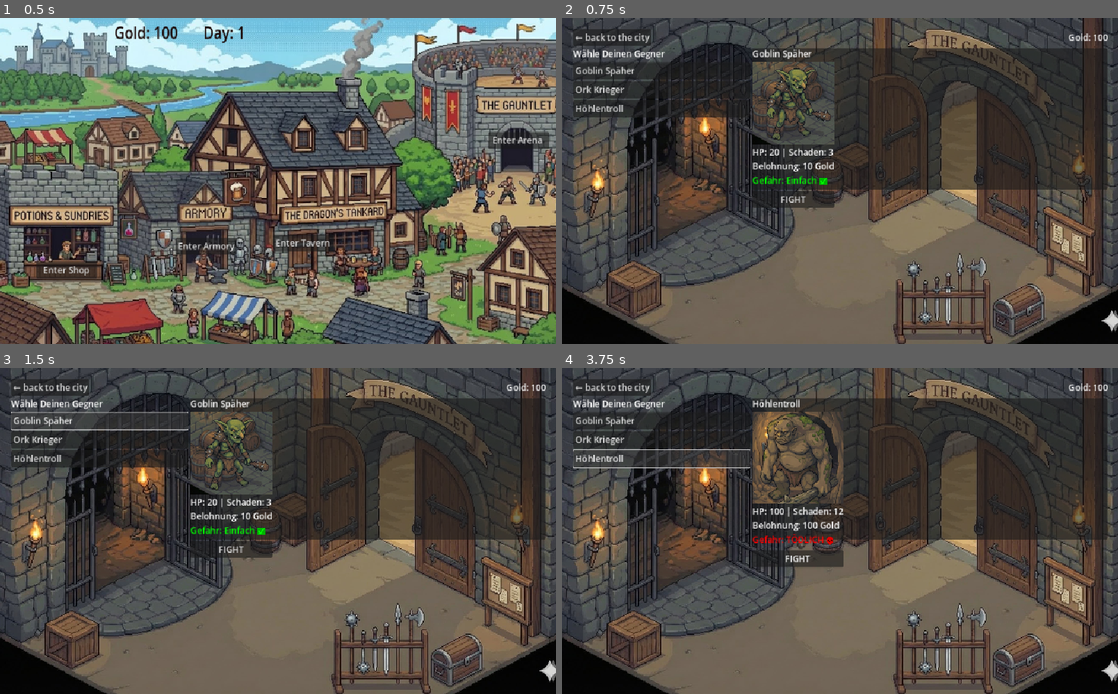
Above: before the commit, frames 1-4 (two rows, left to right).
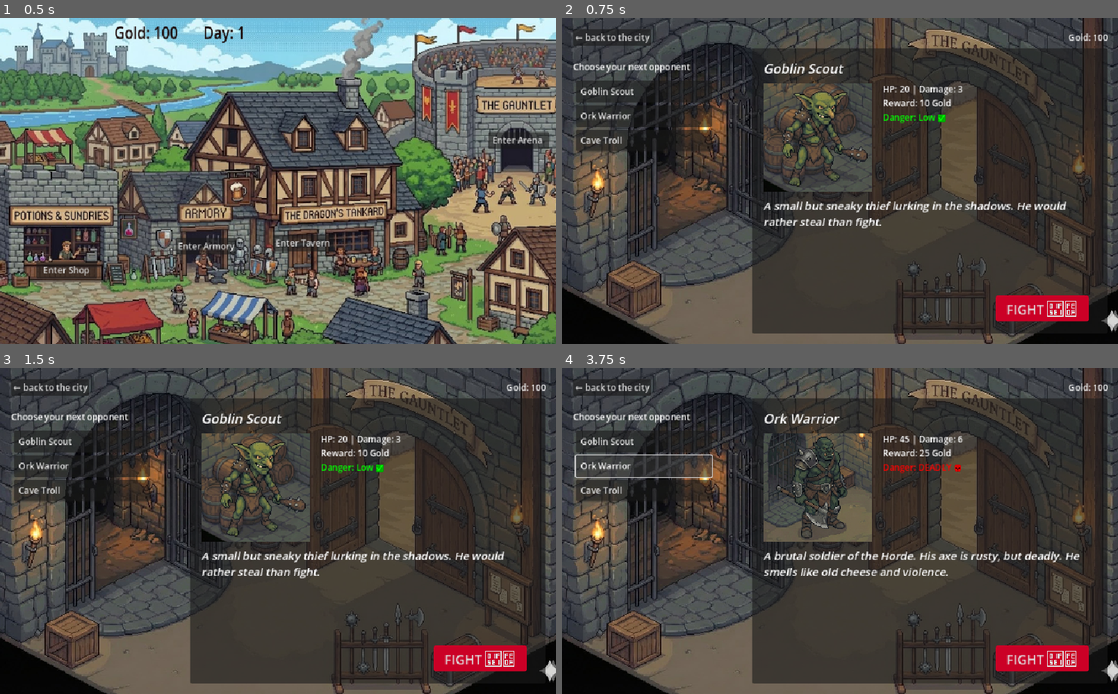
Above: after the commit, the same moments.

Repository: Plata101/Arena-In-Luskan-Godot
Game: Godot game, scene res://scenes/city_hub.tscn
The game is run twice, just before and just after one commit, with the same random seed, the same clock (stepped at 60 frames per second) and the same inputs. The engine's default icon, where the game draws it, is replaced by a stand-in: a white triangle on a blue panel in a dark square.
Inputs (mouse positions are in pixels of both pictures, inside the frame that each line leads up to):
- Up to frame 1 (0.5 s): no input
- Up to frame 2 (0.75 s): click "Enter Arena" at 0.5 s
- Up to frame 3 (1.5 s): click (100, 420) at 1.25 s, where only the run before the commit has a clickable "Goblin Späher"
- Up to frame 4 (3.75 s): click (645, 439) at 2 s, where only the run after the commit has a clickable "Goblin Scout"; click (662, 439) at 2.75 s, where only the run before the commit has a clickable "Ork Krieger"; click (645, 465) at 3.5 s, where only the run after the commit has a clickable "Ork Warrior"

Frame 1 is identical in both runs. In frame 2, 34% of the frame differs, in the area x 2-99%, y 9-97%; in frame 3, 34%; in frame 4, 35%.

Commit message:
Arena prep layout improved

Diff:
--- a/scenes/arena_prep.tscn
+++ b/scenes/arena_prep.tscn
@@ -1,7 +1,18 @@
-[gd_scene load_steps=3 format=3 uid="uid://c8sxfdj874fpq"]
+[gd_scene load_steps=4 format=3 uid="uid://c8sxfdj874fpq"]
 
 [ext_resource type="Texture2D" uid="uid://w1k5ehf858m2" path="res://assets/sprites/arenaPrep_bg.jpg" id="1_2riye"]
 [ext_resource type="Script" uid="uid://c5ccx5upd56nr" path="res://scripts/arenaPrep.gd" id="1_gk2vu"]
+
+[sub_resource type="StyleBoxFlat" id="StyleBoxFlat_gk2vu"]
+content_margin_left = 20.0
+content_margin_top = 5.0
+content_margin_right = 20.0
+content_margin_bottom = 5.0
+bg_color = Color(0.796868, 0, 0.148739, 1)
+corner_radius_top_left = 5
+corner_radius_top_right = 5
+corner_radius_bottom_right = 5
+corner_radius_bottom_left = 5
 
 [node name="ArenaPrep" type="Control"]
 layout_mode = 3
@@ -60,59 +71,105 @@
 layout_mode = 2
 size_flags_horizontal = 3
 
+[node name="Control" type="Control" parent="MarginContainer/VBoxContainer/MainContent/LeftColumn"]
+custom_minimum_size = Vector2(0, 20)
+layout_mode = 2
+
 [node name="Label" type="Label" parent="MarginContainer/VBoxContainer/MainContent/LeftColumn"]
 layout_mode = 2
-text = "Wähle Deinen Gegner"
+text = "Choose your next opponent"
 
 [node name="ScrollContainer" type="ScrollContainer" parent="MarginContainer/VBoxContainer/MainContent/LeftColumn"]
 layout_mode = 2
 size_flags_vertical = 3
 
-[node name="EnemyList" type="VBoxContainer" parent="MarginContainer/VBoxContainer/MainContent/LeftColumn/ScrollContainer"]
+[node name="MarginContainer" type="MarginContainer" parent="MarginContainer/VBoxContainer/MainContent/LeftColumn/ScrollContainer"]
+layout_mode = 2
+theme_override_constants/margin_left = 5
+theme_override_constants/margin_top = 10
+
+[node name="EnemyList" type="VBoxContainer" parent="MarginContainer/VBoxContainer/MainContent/LeftColumn/ScrollContainer/MarginContainer"]
 unique_name_in_owner = true
 layout_mode = 2
 size_flags_horizontal = 3
+theme_override_constants/separation = 5
 
 [node name="PreviewPanel (right)" type="Panel" parent="MarginContainer/VBoxContainer/MainContent"]
 layout_mode = 2
 size_flags_horizontal = 3
 size_flags_stretch_ratio = 2.0
 
-[node name="Preview Content" type="VBoxContainer" parent="MarginContainer/VBoxContainer/MainContent/PreviewPanel (right)"]
+[node name="MarginContainer" type="MarginContainer" parent="MarginContainer/VBoxContainer/MainContent/PreviewPanel (right)"]
 layout_mode = 0
 offset_right = 40.0
 offset_bottom = 40.0
+theme_override_constants/margin_left = 20
+theme_override_constants/margin_top = 20
+theme_override_constants/margin_right = 20
+theme_override_constants/margin_bottom = 20
 
-[node name="EnemyNameLabel" type="Label" parent="MarginContainer/VBoxContainer/MainContent/PreviewPanel (right)/Preview Content"]
+[node name="Preview Content" type="VBoxContainer" parent="MarginContainer/VBoxContainer/MainContent/PreviewPanel (right)/MarginContainer"]
+layout_mode = 2
+theme_override_constants/separation = 10
+
+[node name="EnemyNameLabel" type="RichTextLabel" parent="MarginContainer/VBoxContainer/MainContent/PreviewPanel (right)/MarginContainer/Preview Content"]
 unique_name_in_owner = true
 layout_mode = 2
+theme_override_font_sizes/italics_font_size = 24
+bbcode_enabled = true
+fit_content = true
 
-[node name="EnemyImage" type="TextureRect" parent="MarginContainer/VBoxContainer/MainContent/PreviewPanel (right)/Preview Content"]
+[node name="TopSection" type="HBoxContainer" parent="MarginContainer/VBoxContainer/MainContent/PreviewPanel (right)/MarginContainer/Preview Content"]
+layout_mode = 2
+size_flags_vertical = 3
+theme_override_constants/separation = 20
+
+[node name="ImageContainer" type="VBoxContainer" parent="MarginContainer/VBoxContainer/MainContent/PreviewPanel (right)/MarginContainer/Preview Content/TopSection"]
+custom_minimum_size = Vector2(200, 200)
+layout_mode = 2
+
+[node name="EnemyImage" type="TextureRect" parent="MarginContainer/VBoxContainer/MainContent/PreviewPanel (right)/MarginContainer/Preview Content/TopSection/ImageContainer"]
 unique_name_in_owner = true
 layout_mode = 2
 size_flags_vertical = 3
 expand_mode = 4
 stretch_mode = 5
 
-[node name="EnemyStatsLabel" type="Label" parent="MarginContainer/VBoxContainer/MainContent/PreviewPanel (right)/Preview Content"]
+[node name="StatsContainer" type="VBoxContainer" parent="MarginContainer/VBoxContainer/MainContent/PreviewPanel (right)/MarginContainer/Preview Content/TopSection"]
+layout_mode = 2
+
+[node name="EnemyStatsLabel" type="Label" parent="MarginContainer/VBoxContainer/MainContent/PreviewPanel (right)/MarginContainer/Preview Content/TopSection/StatsContainer"]
 unique_name_in_owner = true
 layout_mode = 2
 text = "HP: ?? | ATK: ??"
 
-[node name="DangerLabel" type="Label" parent="MarginContainer/VBoxContainer/MainContent/PreviewPanel (right)/Preview Content"]
+[node name="DangerLabel" type="Label" parent="MarginContainer/VBoxContainer/MainContent/PreviewPanel (right)/MarginContainer/Preview Content/TopSection/StatsContainer"]
 unique_name_in_owner = true
 layout_mode = 2
 text = "Gefahr: Hoch"
 
-[node name="Spacer" type="Control" parent="MarginContainer/VBoxContainer/MainContent/PreviewPanel (right)/Preview Content"]
+[node name="DescriptionLabel" type="RichTextLabel" parent="MarginContainer/VBoxContainer/MainContent/PreviewPanel (right)/MarginContainer/Preview Content"]
+unique_name_in_owner = true
+custom_minimum_size = Vector2(600, 160)
+layout_mode = 2
+size_flags_vertical = 3
+theme_override_font_sizes/italics_font_size = 20
+bbcode_enabled = true
+fit_content = true
+scroll_active = false
+
+[node name="Spacer" type="Control" parent="MarginContainer/VBoxContainer/MainContent/PreviewPanel (right)/MarginContainer/Preview Content"]
 layout_mode = 2
 size_flags_vertical = 3
 
-[node name="BtnFight" type="Button" parent="MarginContainer/VBoxContainer/MainContent/PreviewPanel (right)/Preview Content"]
+[node name="ButtonContainer" type="HBoxContainer" parent="MarginContainer/VBoxContainer/MainContent/PreviewPanel (right)/MarginContainer/Preview Content"]
+layout_mode = 2
+alignment = 2
+
+[node name="BtnFight" type="Button" parent="MarginContainer/VBoxContainer/MainContent/PreviewPanel (right)/MarginContainer/Preview Content/ButtonContainer"]
 unique_name_in_owner = true
 layout_mode = 2
-text = "FIGHT"
-
-[node name="HBoxContainer" type="HBoxContainer" parent="MarginContainer/VBoxContainer"]
-layout_mode = 2
-size_flags_vertical = 3
+size_flags_horizontal = 8
+theme_override_font_sizes/font_size = 24
+theme_override_styles/normal = SubResource("StyleBoxFlat_gk2vu")
+text = "FIGHT 🗡️"
--- a/scripts/arenaPrep.gd
+++ b/scripts/arenaPrep.gd
@@ -9,7 +9,8 @@
 @onready var fightButton = %BtnFight
 
 @onready var goldLabel = %GoldLabel
-@onready var btnBack = %BtnBack # Falls du dem Button im Header diesen Unique Name gegeben hast
+@onready var descriptionLabel = %DescriptionLabel
+@onready var btnBack = %BtnBack
 
 # Der aktuell gewählte Gegner
 var selectedEnemyData = {}
@@ -18,30 +19,33 @@
 var enemies = [
 	{
 		"id": "goblin",
-		"name": "Goblin Späher",
+		"name": "Goblin Scout",
 		"hp": 20,
 		"damage": 3,
 		"reward_gold": 10,
 		"icon": "res://assets/sprites/goblin.png", # Pfad anpassen!
-		"min_level": 1 # Optional: Erst ab Level X sichtbar
+		"min_level": 1, # Optional: Erst ab Level X sichtbar
+		"description": "A small but sneaky thief lurking in the shadows. He would rather steal than fight."
 	},
 	{
 		"id": "orc_grunt",
-		"name": "Ork Krieger",
+		"name": "Ork Warrior",
 		"hp": 45,
 		"damage": 6,
 		"reward_gold": 25,
 		"icon": "res://assets/sprites/orc.png",
-		"min_level": 1
+		"min_level": 1,
+		"description": "A brutal soldier of the Horde. His axe is rusty, but deadly. He smells like old cheese and violence."
 	},
 	{
 		"id": "troll",
-		"name": "Höhlentroll",
+		"name": "Cave Troll",
 		"hp": 100,
 		"damage": 12,
 		"reward_gold": 100,
 		"icon": "res://assets/sprites/troll.png",
-		"min_level": 1
+		"min_level": 1,
+		"description": "A massive monster from the depths. His skin is as hard as stone. Only the bravest dare approach him."
 	}
 ]
 
@@ -68,22 +72,31 @@
 	for child in enemyListContainer.get_children():
 		child.queue_free()
 	for enemy in enemies:
-		var btn = Button.new()
-		btn.text = enemy["name"]
-		btn.alignment = HORIZONTAL_ALIGNMENT_LEFT # Sieht hübscher aus
+			var btn = Button.new()
+			btn.text = " " + enemy["name"]
+			btn.alignment = HORIZONTAL_ALIGNMENT_LEFT # Text links im Button
 
-		# WICHTIG: Verbinden und Daten mitgeben (.bind)
-		btn.pressed.connect(select_enemy.bind(enemy))
+			# --- HIER IST DIE ÄNDERUNG ---
+			# 1. Wir geben dem Button eine feste Mindestgröße (Breite x Höhe)
+			# 250 Pixel breit, 40 Pixel hoch (pass den Wert an, wie du magst)
+			btn.custom_minimum_size = Vector2(250, 40)
 
-		enemyListContainer.add_child(btn)
+			# 2. Damit er nicht breiter wird als 250px (falls der Container riesig ist),
+			# sagen wir ihm: "Bleib links und nimm nicht mehr Platz als nötig"
+			btn.size_flags_horizontal = Control.SIZE_SHRINK_BEGIN
+
+			btn.pressed.connect(select_enemy.bind(enemy))
+			enemyListContainer.add_child(btn)
 
 
 func select_enemy(data):
 	selectedEnemyData = data
 
 	# UI Update
-	enemyNameLabel.text = data["name"]
-	enemyStatsLabel.text = "HP: " + str(data["hp"]) + " | Schaden: " + str(data["damage"]) + "\nBelohnung: " + str(data["reward_gold"]) + " Gold"
+	enemyNameLabel.text = "[i]" + data["name"] + "[/i]"
+	enemyStatsLabel.text = "HP: " + str(data["hp"]) + " | Damage: " + str(data["damage"]) + "\nReward: " + str(data["reward_gold"]) + " Gold"
+
+	descriptionLabel.text = "[i]" + data["description"] + "[/i]"
 
 	# Bild laden (Safety Check)
 	if ResourceLoader.exists(data["icon"]):
@@ -110,13 +123,13 @@
 
 	# Wenn wir mehr Schaden fressen als wir Leben haben -> Tödlich
 	if damageTaken >= playerSurvivability:
-		dangerLabel.text = "Gefahr: TÖDLICH 💀"
+		dangerLabel.text = "Danger: DEADLY 💀"
 		dangerLabel.modulate = Color(1, 0, 0) # Rot
 	elif damageTaken >= playerSurvivability * 0.7:
-		dangerLabel.text = "Gefahr: Hoch ⚠️"
+		dangerLabel.text = "Danger: HIGH ⚠️"
 		dangerLabel.modulate = Color(1, 0.5, 0) # Orange
 	else:
-		dangerLabel.text = "Gefahr: Einfach ✅"
+		dangerLabel.text = "Danger: Low ✅"
 		dangerLabel.modulate = Color(0, 1, 0) # Grün
 
 func _on_btn_fight_pressed():
